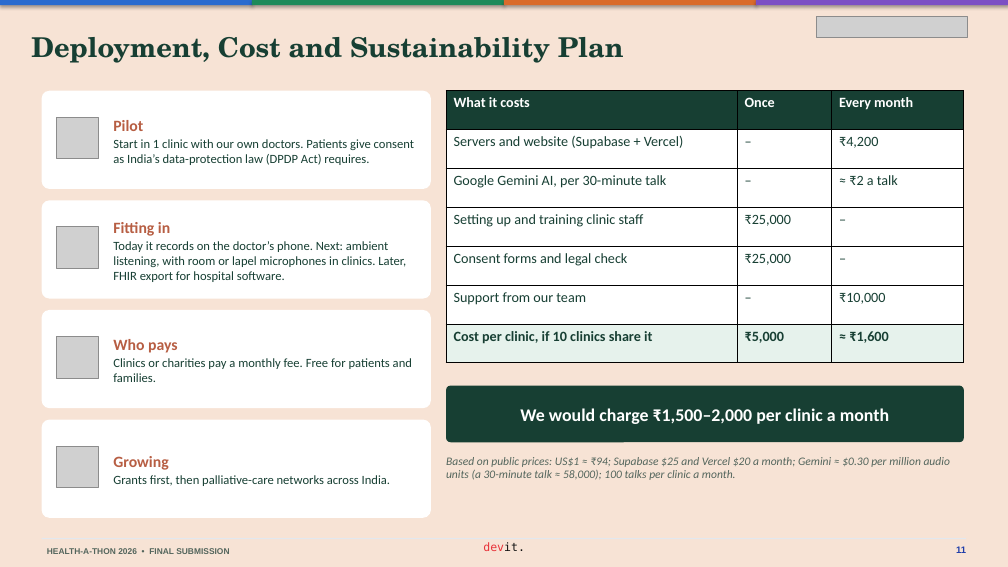
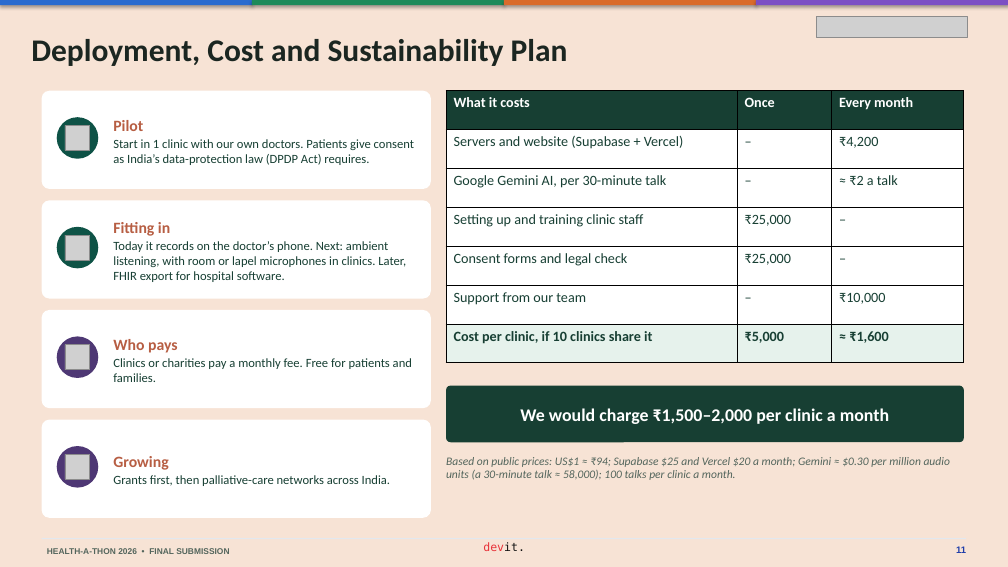
Before and after one commit to basithladdu/healthathon, a slide deck: slide 11 of output/final-submission/Sahara-Final-Presentation.pptx. Drawn at 1008x567 pixels with LibreOffice and Linux fonts; fonts in the diff are those of the drawing; grey boxes stand for pictures. Boxes give left, top, right and bottom in pixels: in the first picture for what was removed or moved away, otherwise in the second. Text is boxed around its words. In the diff, an @@ line names an element or a change of style, - is before the commit and + after.

```diff
--- a/output/final-submission/Sahara-Final-Presentation.pptx
+++ b/output/final-submission/Sahara-Final-Presentation.pptx
@@ text "Deployment, Cost and Sustainability Plan" at [31, 39, 568, 66]: size 26 to 30 pt, font TeX Gyre Schola to Calibri, text colour #173F33 to #1B2621 @@
@@ picture removed at [57, 117, 98, 159] @@
@@ ellipse added at [57, 117, 98, 159], fill #0E5246 @@
@@ picture added at [65, 126, 90, 150] @@
@@ picture removed at [57, 227, 98, 268] @@
@@ ellipse added at [57, 227, 98, 268], fill #0E5346 @@
@@ picture added at [65, 235, 90, 260] @@
@@ picture removed at [57, 337, 98, 378] @@
@@ ellipse added at [57, 337, 98, 378], fill #4E3874 @@
@@ picture added at [65, 345, 90, 370] @@
@@ picture removed at [57, 446, 98, 488] @@
@@ ellipse added at [57, 446, 98, 488], fill #4E3774 @@
@@ picture added at [65, 454, 90, 479] @@
```
Also in this commit, not shown: 12 other slides changed, 3 other files.
